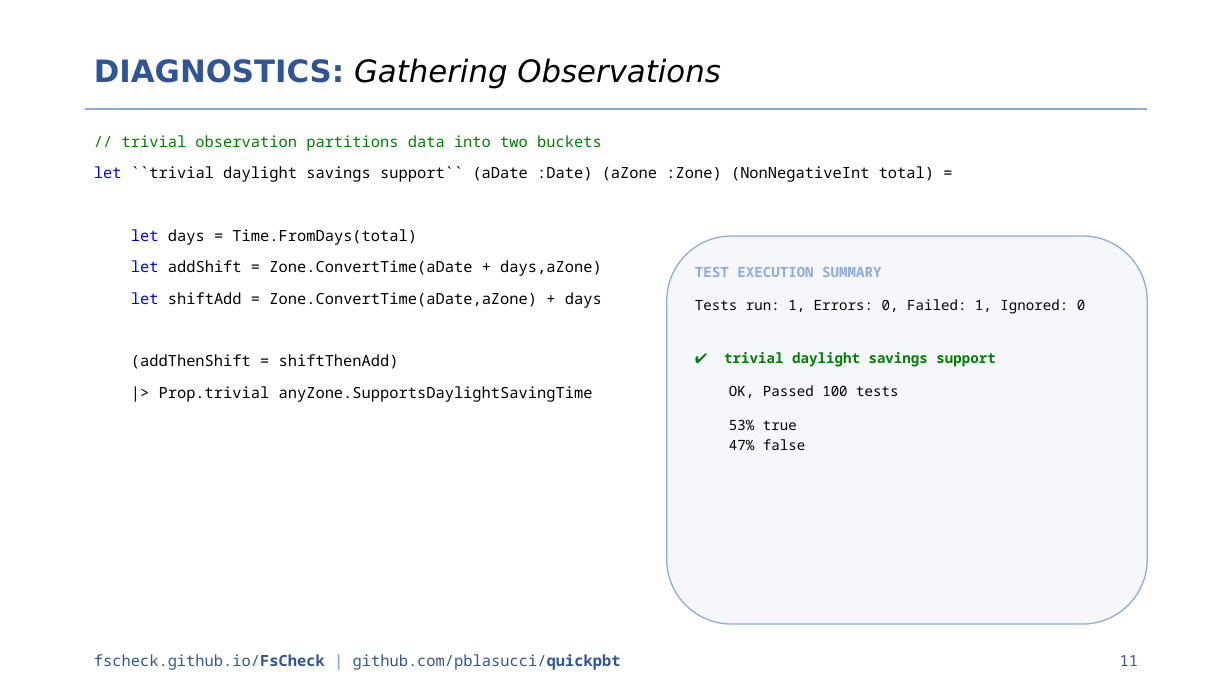
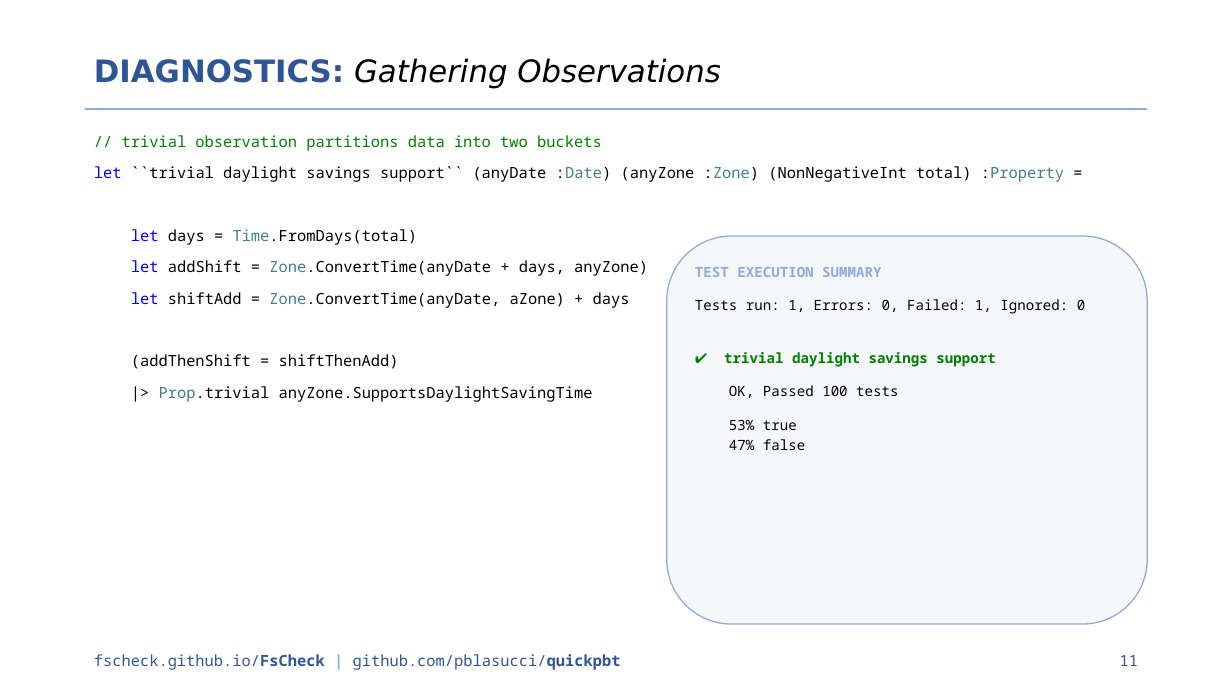
Before and after one commit to pblasucci/quickpbt, a slide deck: slide 11 of media/quickpbt.pptx. Drawn at 1232x693 pixels with LibreOffice and Linux fonts; fonts in the diff are those of the drawing. Boxes give left, top, right and bottom in pixels: in the first picture for what was removed or moved away, otherwise in the second. Text is boxed around its words. In the diff, an @@ line names an element or a change of style, - is before the commit and + after.

Commit message:
more tweaks to slide deck (colors, mostly)

```diff
--- a/media/quickpbt.pptx
+++ b/media/quickpbt.pptx
@@ text at (94,166,1064,182): text changed @@
-let ``trivial daylight savings support`` (aDate :Date) (aZone :Zone) (NonNegativeInt total) =
+let ``trivial daylight savings support`` (anyDate :Date) (anyZone :Zone) (NonNegativeInt total) :Property =
@@ text at (131,229,593,402): text colour #000000 to #408080 in "Time.FromDays(total)", "Prop.trivial" @@
@@ text at (131,260,648,308): text changed @@
-let addShift = Zone.ConvertTime(aDate + days,aZone)
-let shiftAdd = Zone.ConvertTime(aDate,aZone) + days
+let addShift = Zone.ConvertTime(anyDate + days, anyZone)
+let shiftAdd = Zone.ConvertTime(anyDate, aZone) + days
```
Also in this commit, not shown: 12 other slides changed, 1 other file.
